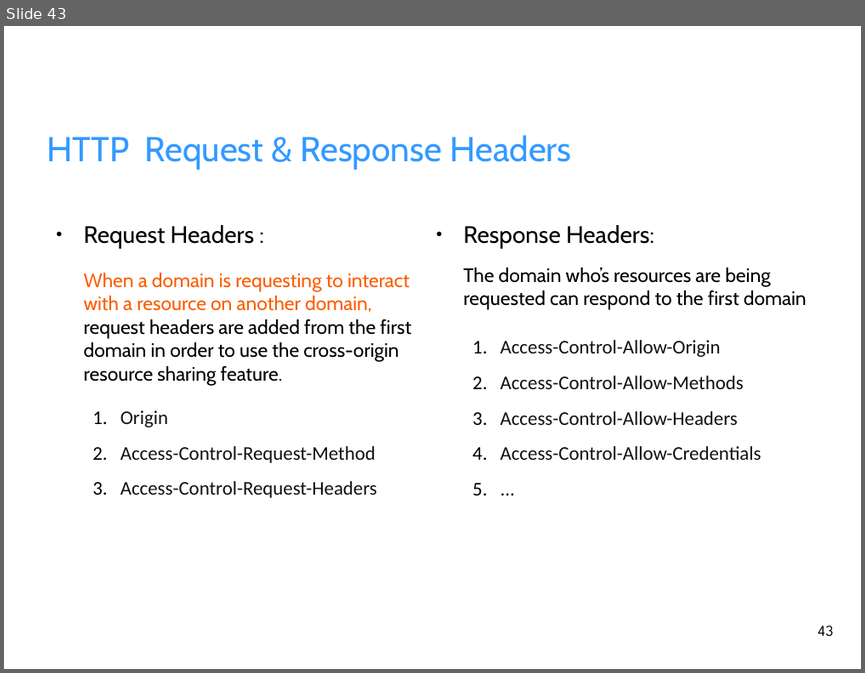
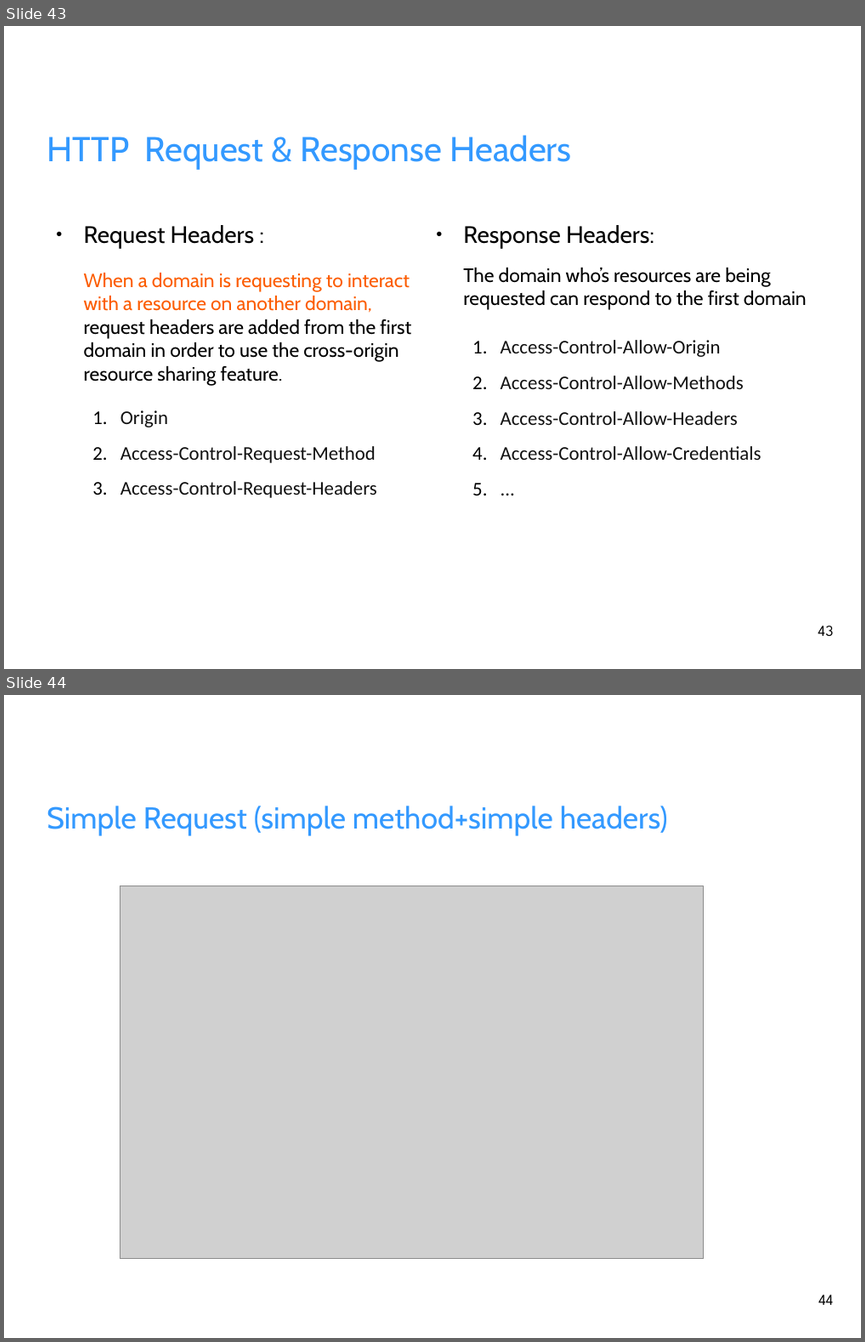
Before and after one commit to fahimahmadi1985/AllMaterial, a slide deck: Browser/Presentations/Fetch.odp. Shown one above the other, each under a label of ours: slide 43 before the commit, slides 43 and 44 after it. The pictures are 865x673 and 865x1342 pixels, drawn with LibreOffice and Linux fonts; fonts in the diff are those of the drawing; grey boxes stand for pictures; background and template pictures are left out. Boxes give left, top, right and bottom in pixels: in the first picture for what was removed or moved away, otherwise in the second. Text is boxed around its words. In the diff, an @@ line names an element or a change of style, - is before the commit and + after.

```diff
--- a/Browser/Presentations/Fetch.odp
+++ b/Browser/Presentations/Fetch.odp
@@ slide 44 added at [4,695,861,1338], background picture (left out) @@
@@ title added at [46,805,668,835], 28 pt, text #3399FF @@
+Simple Request (simple method+simple headers)
@@ picture added at [120,886,704,1259] @@
@@ page number added at [818,1294,833,1304], 14 pt, text #000000 @@
+44
```
Also in this commit, not shown: 3 slides changed, 1 other slide added, 1 slide removed, 7 other files.
